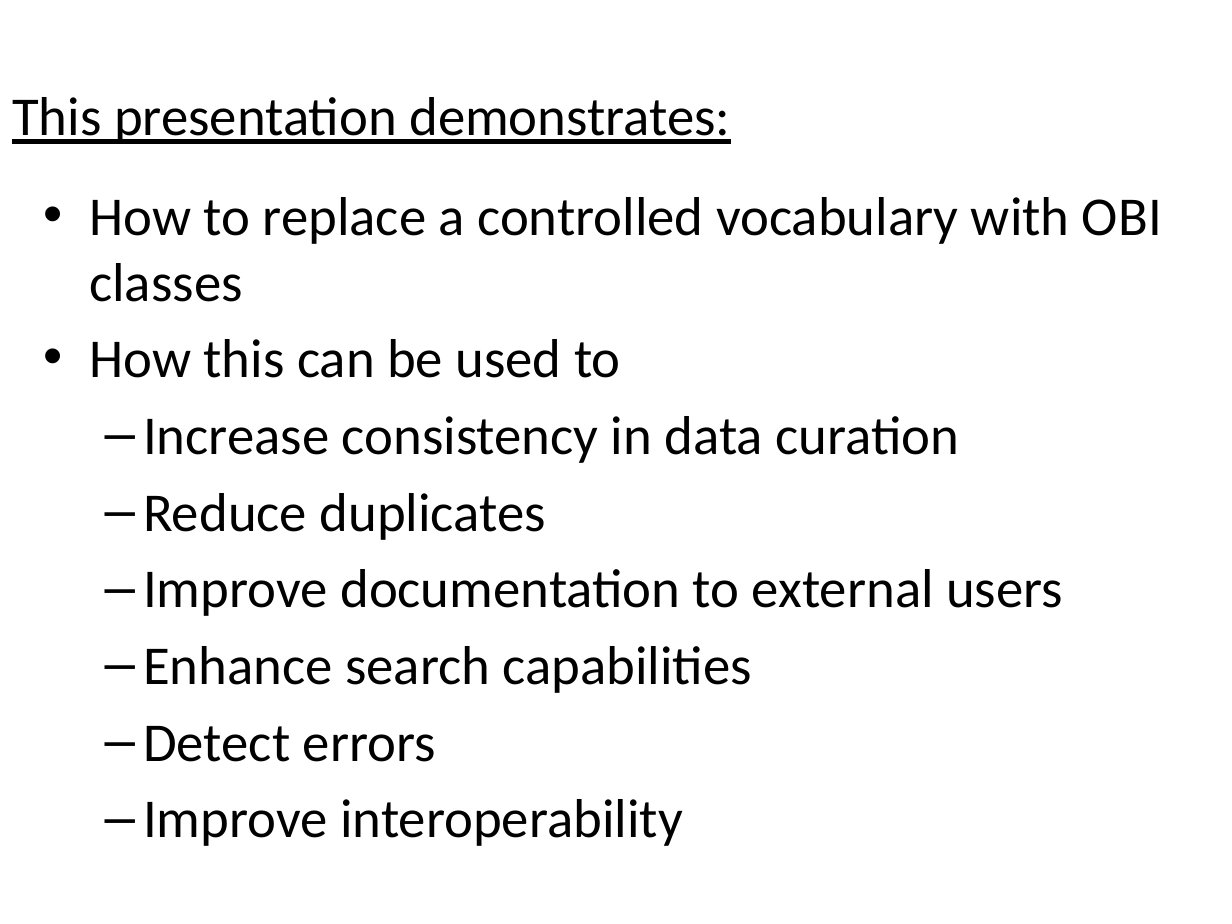
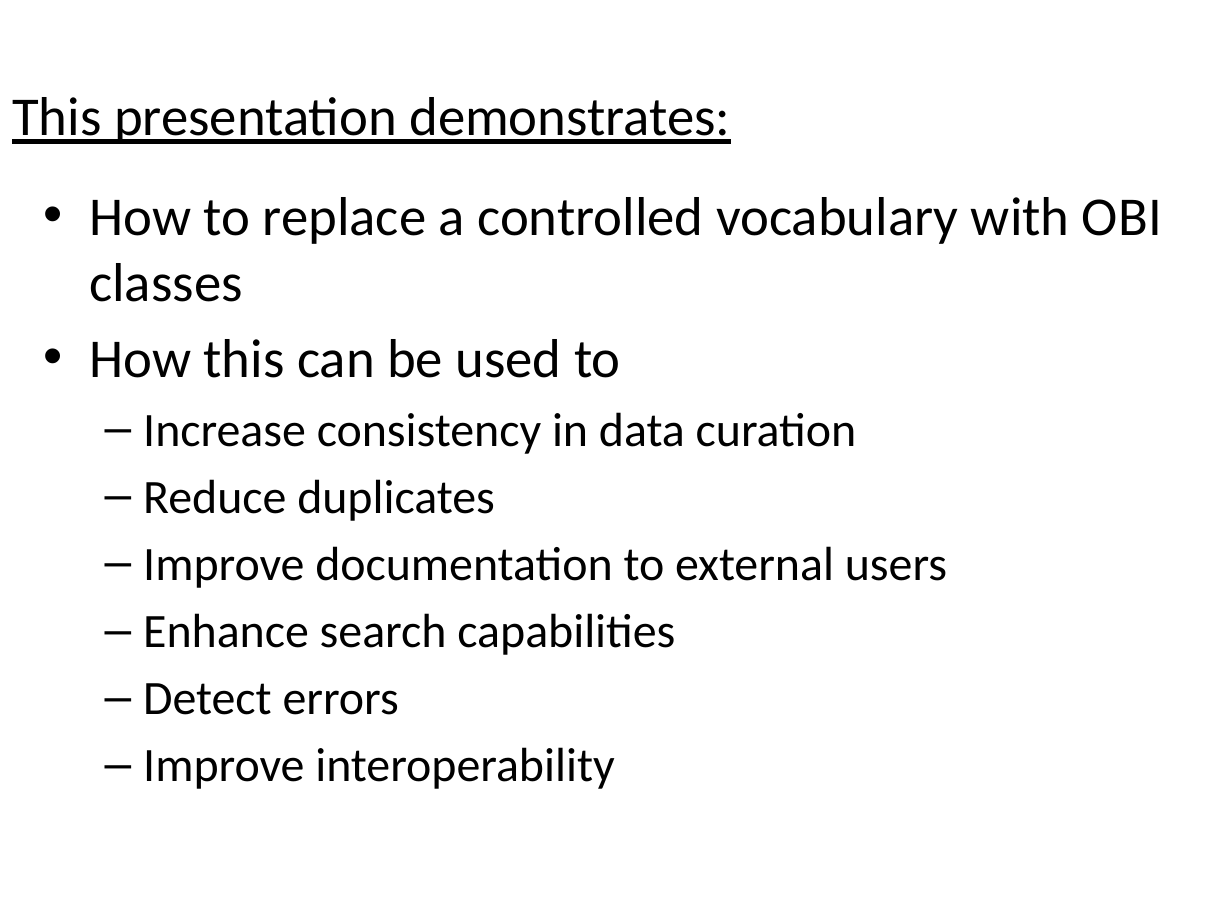
Before and after one commit to obi-ontology/obi-legacy-svn, a slide deck: slide 17 of trunk/docs/presentations/OBI tutorial July 2011 ICBO/OBI overview and IEDB.pptx (slide 16 before the commit). Drawn at 1232x924 pixels with LibreOffice and Linux fonts; fonts in the diff are those of the drawing. Boxes give left, top, right and bottom in pixels: in the first picture for what was removed or moved away, otherwise in the second. Text is boxed around its words. In the diff, an @@ line names an element or a change of style, - is before the commit and + after.

Commit message:
updated overview presentation + committed original announcement text.

```diff
--- a/trunk/docs/presentations/OBI tutorial July 2011 ICBO/OBI overview and IEDB.pptx
+++ b/trunk/docs/presentations/OBI tutorial July 2011 ICBO/OBI overview and IEDB.pptx
@@ text at [143,412,947,789]: size 32 to 28 pt in "Increase consistency in data curation", "Reduce duplicates", "Improve documentation to external users", "Enhance search capabilities" and 2 more places @@
```
Also in this commit, not shown: 3 other slides changed, 2 slides added, 1 other file.
